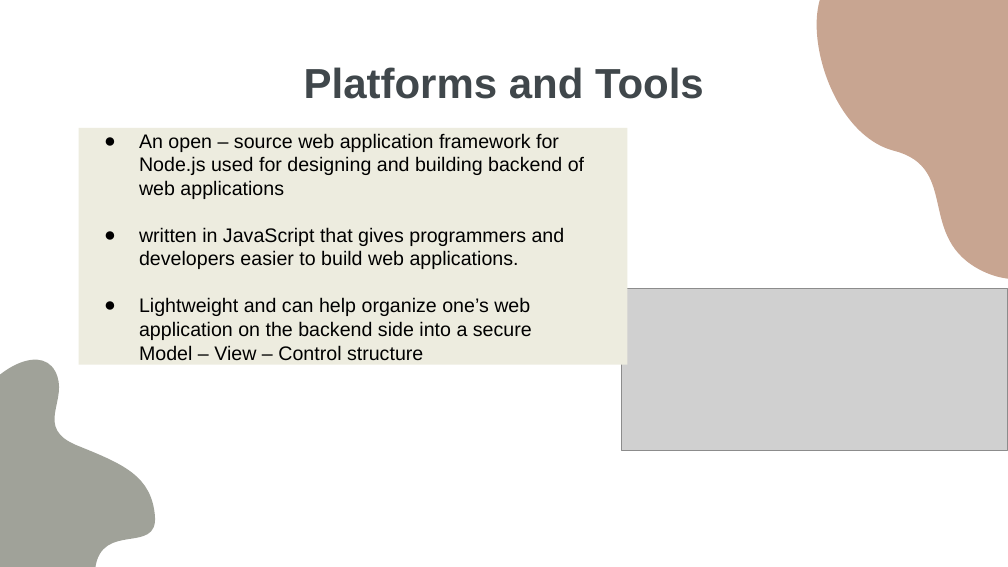
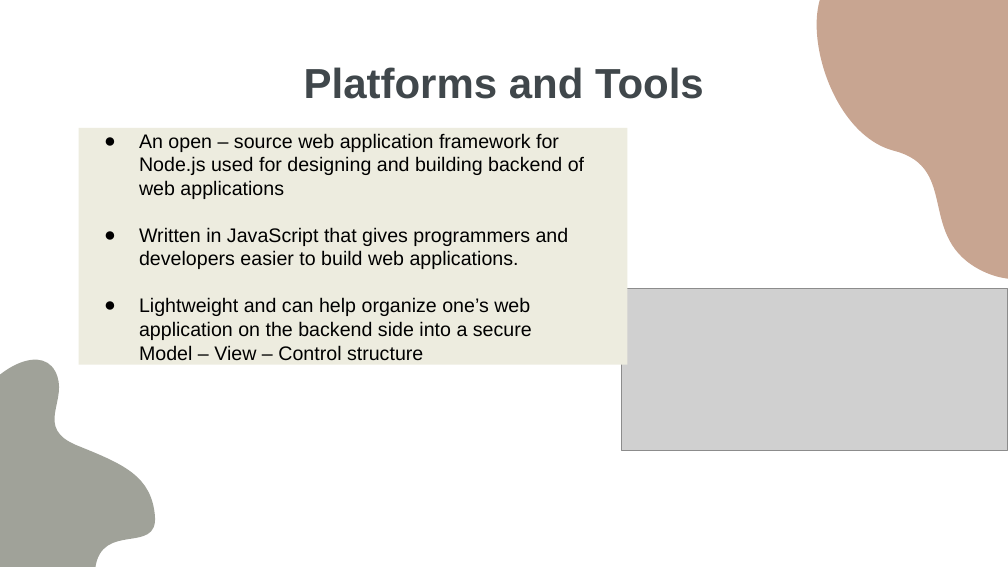
Before and after one commit to Khoa100500/WebApplicationProject-BugTracker, a slide deck: slide 9 of Report + Presentation/Group 5 Presentation.pptx. Drawn at 1008x567 pixels with LibreOffice and Linux fonts; fonts in the diff are those of the drawing; grey boxes stand for pictures. Boxes give left, top, right and bottom in pixels: in the first picture for what was removed or moved away, otherwise in the second. Text is boxed around its words. In the diff, an @@ line names an element or a change of style, - is before the commit and + after.

```diff
--- a/Report + Presentation/Group 5 Presentation.pptx
+++ b/Report + Presentation/Group 5 Presentation.pptx
@@ text in rectangle at (x1=139, y1=227, x2=569, y2=269): text changed @@
-● written in JavaScript that gives programmers and developers easier to build web applications.
+● Written in JavaScript that gives programmers and developers easier to build web applications.
```
Also in this commit, not shown: 5 other slides changed, 1 slide added.
